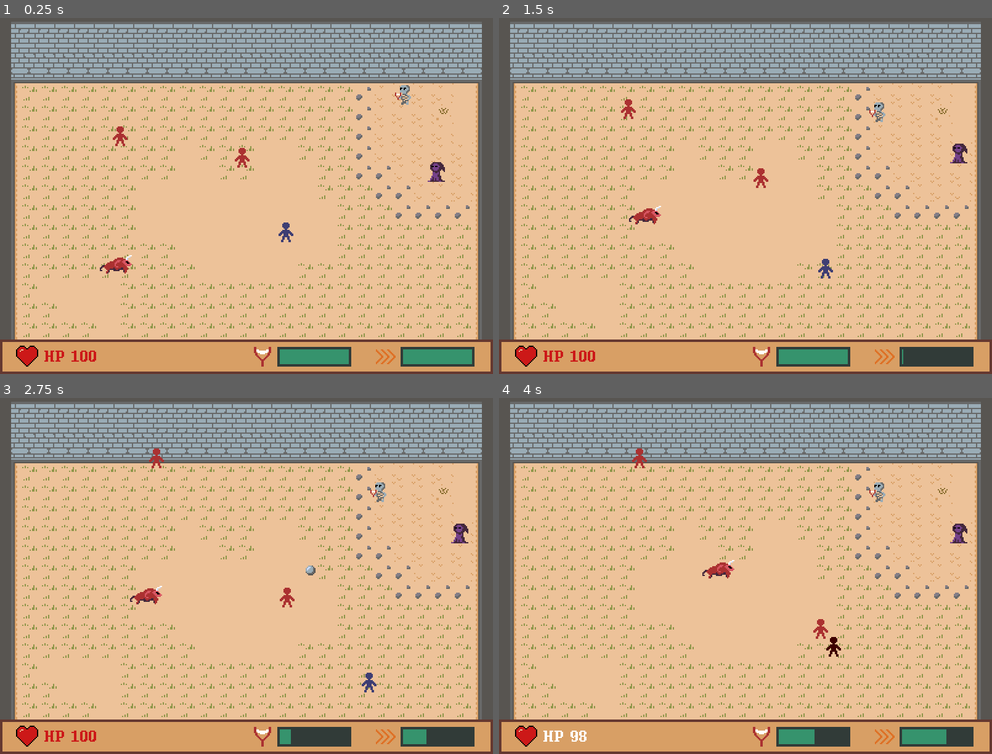
Above: before the commit, frames 1-4 (two rows, left to right).
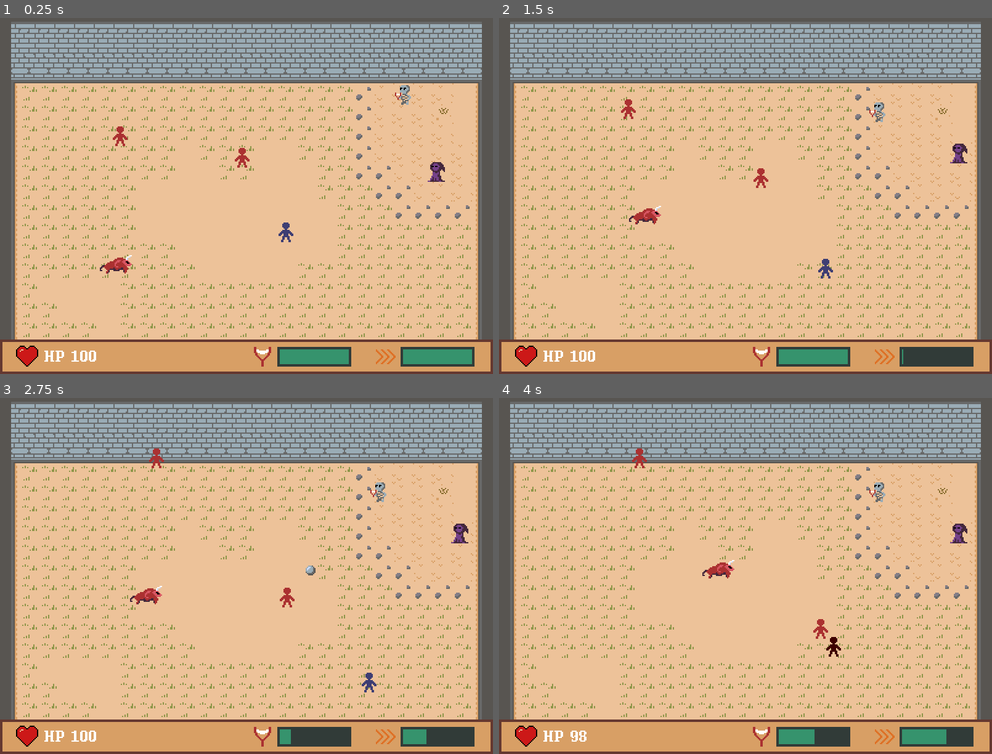
Above: after the commit, the same moments.

Repository: svntax/LD44-YLIC
Game: Godot game, scene res://Scenes/gameplay.tscn
The game is run twice, just before and just after one commit, with the same random seed, the same clock (stepped at 60 frames per second) and the same inputs.
Inputs (mouse positions are in pixels of both pictures, inside the frame that each line leads up to):
- Up to frame 1 (0.25 s): no input
- Up to frame 2 (1.5 s): move the mouse to (853, 171) at 0.52 s; hold D (MOVE_RIGHT) 0.53-1.28 s; click (853, 171) at 0.6 s; move the mouse to (646, 206) at 1.27 s; hold S (MOVE_DOWN) from 1.28 s (still down); tap Space (DASH) at 1.35 s
- Up to frame 3 (2.75 s): move the mouse to (295, 487) at 2.02 s; release S (MOVE_DOWN) at 2.03 s; hold D (MOVE_RIGHT) from 2.03 s (still down); right-click (295, 487) at 2.1 s
- Up to frame 4 (4 s): move the mouse to (720, 643) at 2.77 s; release D (MOVE_RIGHT) at 2.78 s; hold W (MOVE_UP) 2.78-3.53 s; click (720, 643) at 2.85 s; move the mouse to (893, 625) at 3.52 s; hold A (MOVE_LEFT) from 3.53 s (still down); hold Space (DASH) from 3.53 s (still down)

The runs differ from the first frame. In frame 1, 0.2% of the frame differs, in the area x 9-20%, y 93-97%; in frame 2, 0.2%; in frame 3, 0.2%; in frame 4, nothing differs.

Commit message:
Add main menu, arena, and game over themes.

Diff:
--- a/Scenes/game_ui.tscn
+++ b/Scenes/game_ui.tscn
@@ -84,7 +84,7 @@
 margin_right = 67.0
 margin_bottom = 21.0
 size_flags_vertical = 3
-custom_colors/font_color = Color( 0.803922, 0.0980392, 0.0980392, 1 )
+custom_colors/font_color = Color( 1, 1, 1, 1 )
 text = "HP 100"
 valign = 1
 
--- a/Scenes/sound_handler.tscn
+++ b/Scenes/sound_handler.tscn
@@ -13,6 +13,9 @@
 [ext_resource path="res://Audio/slash01.wav" type="AudioStream" id=11]
 [ext_resource path="res://Audio/player_shoot.wav" type="AudioStream" id=12]
 [ext_resource path="res://Audio/generic_enemy_hit.wav" type="AudioStream" id=13]
+[ext_resource path="res://Audio/gamebeatoverv2.ogg" type="AudioStream" id=14]
+[ext_resource path="res://Audio/gamebeat1v2.ogg" type="AudioStream" id=15]
+[ext_resource path="res://Audio/killdemallV5.ogg" type="AudioStream" id=16]
 
 [node name="SoundHandler" type="Node"]
 pause_mode = 2
@@ -36,7 +39,7 @@
 
 [node name="PlayerHurt" type="AudioStreamPlayer" parent="."]
 stream = ExtResource( 6 )
-volume_db = -20.0
+volume_db = -14.0
 
 [node name="ArcherDeath" type="AudioStreamPlayer" parent="."]
 stream = ExtResource( 7 )
@@ -65,3 +68,14 @@
 [node name="EnemyHurt" type="AudioStreamPlayer" parent="."]
 stream = ExtResource( 13 )
 volume_db = -16.0
+
+[node name="GameOverTheme" type="AudioStreamPlayer" parent="."]
+stream = ExtResource( 14 )
+volume_db = -8.0
+
+[node name="MainMenuTheme" type="AudioStreamPlayer" parent="."]
+stream = ExtResource( 15 )
+
+[node name="ArenaTheme" type="AudioStreamPlayer" parent="."]
+stream = ExtResource( 16 )
+volume_db = -13.0
--- a/Scripts/arena_controls.gd
+++ b/Scripts/arena_controls.gd
@@ -29,7 +29,7 @@
 
 # Called when the node enters the scene tree for the first time.
 func _ready():
-    pass # Replace with function body.
+    SoundHandler.arenaTheme.play()
 
 func spawnNewLayout():
     for child in layoutRoot.get_children():
--- a/Scripts/game_over_controls.gd
+++ b/Scripts/game_over_controls.gd
@@ -33,4 +33,5 @@
 
 func _on_ReturnButton_pressed():
     get_tree().paused = false
+    SoundHandler.gameOverTheme.stop()
     get_tree().change_scene("res://Scenes/main_menu.tscn")
--- a/Scripts/game_ui.gd
+++ b/Scripts/game_ui.gd
@@ -21,14 +21,15 @@
     if newHealth <= 0 and not gameOver:
         gameOver = true
         animPlayer.stop()
+        SoundHandler.arenaTheme.stop()
         SoundHandler.playerDeath.play()
         transitions.play("player_death_transition")
 
 func _on_Arena_playerDeathAnimationFinished():
     gameOverRoot.get_node("GameOverUI").updateLabels()
     gameOverRoot.show()
+    SoundHandler.gameOverTheme.play()
     get_tree().paused = true
-
 
 func _on_AnimationPlayer_animation_finished(anim_name):
     if anim_name == "low_hp_anim":
--- a/Scripts/main_menu_ui_controls.gd
+++ b/Scripts/main_menu_ui_controls.gd
@@ -2,6 +2,8 @@
 
 func _ready():
     Globals.resetUpgrades()
+    SoundHandler.mainMenuTheme.play()
 
 func _on_Start_pressed():
+    SoundHandler.mainMenuTheme.stop()
     get_tree().change_scene("res://Scenes/gameplay.tscn")
--- a/Scripts/sound_handler.gd
+++ b/Scripts/sound_handler.gd
@@ -1,5 +1,6 @@
 extends Node
 
+#Sounds
 onready var arrowShoot = get_node("ArrowShoot")
 onready var casterShoot = get_node("CasterShoot")
 onready var slash01 = get_node("Slash01")
@@ -16,5 +17,10 @@
 onready var bullDeath = get_node("BullDeath")
 onready var basicEnemyDeath = get_node("BasicEnemyDeath")
 
+#Music
+onready var gameOverTheme = get_node("GameOverTheme")
+onready var mainMenuTheme = get_node("MainMenuTheme")
+onready var arenaTheme = get_node("ArenaTheme")
+
 func _ready():
     pass
--- a/arena_tileset.tres
+++ b/arena_tileset.tres
@@ -2,31 +2,31 @@
 
 [ext_resource path="res://arena_tileset.png" type="Texture" id=1]
 
+[sub_resource type="ConvexPolygonShape2D" id=1]
+points = PoolVector2Array( 0, 0, 16, 0, 16, 16, 0, 16 )
+
+[sub_resource type="ConvexPolygonShape2D" id=2]
+points = PoolVector2Array( 0, 0, 12, 0, 12, 16, 0, 16 )
+
+[sub_resource type="ConvexPolygonShape2D" id=3]
+points = PoolVector2Array( 4, 0, 16, 0, 16, 16, 4, 16 )
+
+[sub_resource type="ConvexPolygonShape2D" id=4]
+points = PoolVector2Array( 0, 0, 16, 0, 16, 16, 0, 16 )
+
+[sub_resource type="ConvexPolygonShape2D" id=5]
+points = PoolVector2Array( 0, 0, 16, 0, 16, 16, 0, 16 )
+
 [sub_resource type="ConvexPolygonShape2D" id=6]
 points = PoolVector2Array( 0, 0, 16, 0, 16, 16, 0, 16 )
 
+[sub_resource type="ConvexPolygonShape2D" id=7]
+points = PoolVector2Array( 0, 0, 16, 0, 16, 4, 0, 4 )
+
 [sub_resource type="ConvexPolygonShape2D" id=8]
-points = PoolVector2Array( 0, 0, 12, 0, 12, 16, 0, 16 )
+points = PoolVector2Array( 0, 0, 16, 0, 16, 16, 0, 16 )
 
 [sub_resource type="ConvexPolygonShape2D" id=9]
-points = PoolVector2Array( 4, 0, 16, 0, 16, 16, 4, 16 )
-
-[sub_resource type="ConvexPolygonShape2D" id=7]
-points = PoolVector2Array( 0, 0, 16, 0, 16, 16, 0, 16 )
-
-[sub_resource type="ConvexPolygonShape2D" id=1]
-points = PoolVector2Array( 0, 0, 16, 0, 16, 16, 0, 16 )
-
-[sub_resource type="ConvexPolygonShape2D" id=2]
-points = PoolVector2Array( 0, 0, 16, 0, 16, 16, 0, 16 )
-
-[sub_resource type="ConvexPolygonShape2D" id=3]
-points = PoolVector2Array( 0, 0, 16, 0, 16, 4, 0, 4 )
-
-[sub_resource type="ConvexPolygonShape2D" id=4]
-points = PoolVector2Array( 0, 0, 16, 0, 16, 16, 0, 16 )
-
-[sub_resource type="ConvexPolygonShape2D" id=5]
 points = PoolVector2Array( 0, 0, 16, 0, 16, 16, 0, 16 )
 
 [resource]
Not shown, added: Audio/gamebeat1v2.ogg.import
Not shown, added: Audio/gamebeatoverv2.ogg.import
Not shown, added: Audio/killdemallV5.ogg.import
Not shown: 1 places in Scenes/sound_handler.tscn that only renumber resources
Not shown: 9 places in arena_tileset.tres that only renumber resources
Not shown, added: Audio/gamebeat1v2.ogg
Not shown, added: Audio/gamebeatoverv2.ogg
Not shown, added: Audio/killdemallV5.ogg
